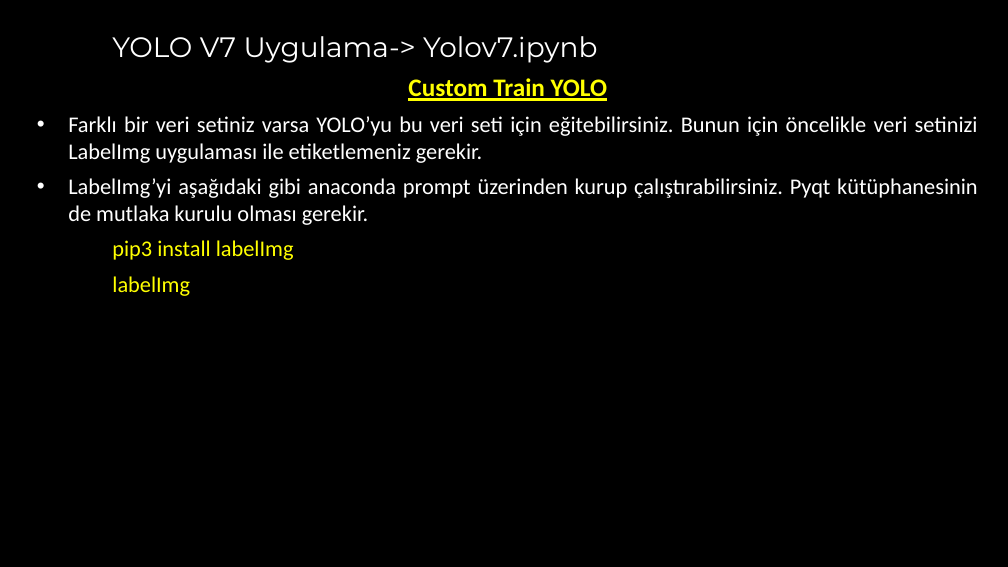
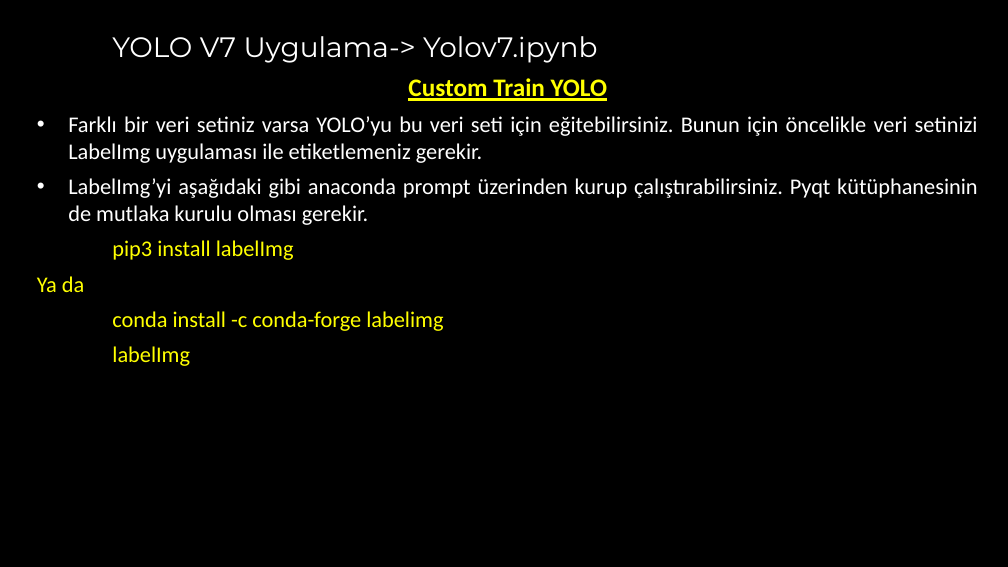
Before and after one commit to akaraci/Makine-Ogrenmesi, a slide deck: slide 13 of Sunular/MÖT-Hafta-8 - Yolo Detection.pptx. Drawn at 1008x567 pixels with LibreOffice and Linux fonts; fonts in the diff are those of the drawing. Boxes give left, top, right and bottom in pixels: in the first picture for what was removed or moved away, otherwise in the second. Text is boxed around its words. In the diff, an @@ line names an element or a change of style, - is before the commit and + after.

```diff
--- a/Sunular/MÖT-Hafta-8 - Yolo Detection.pptx
+++ b/Sunular/MÖT-Hafta-8 - Yolo Detection.pptx
@@ text at bbox=[37, 276, 443, 331]: paragraphs added @@
+Ya da
+conda install -c conda-forge labelimg
```
Also in this commit, not shown: 2 other slides changed.
